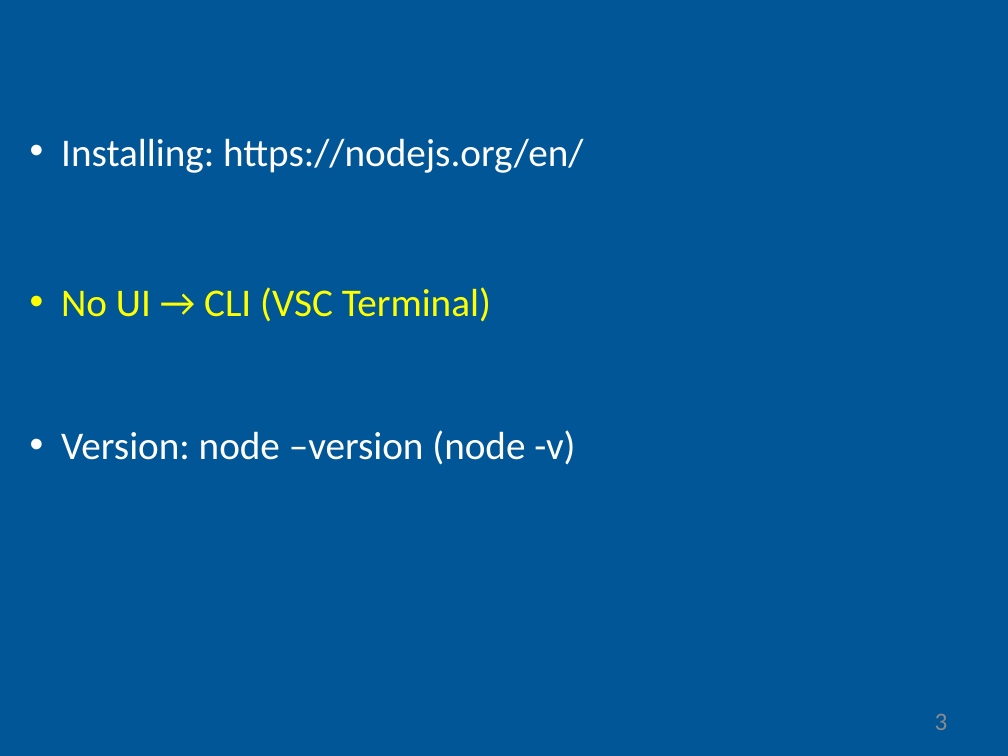
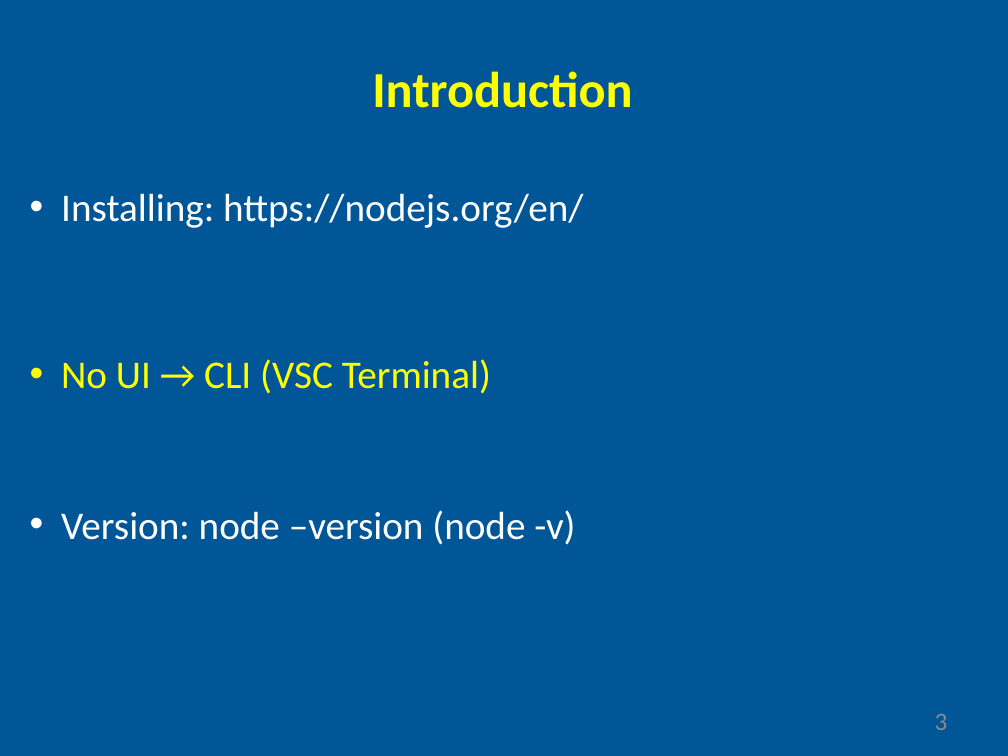
Before and after one commit to gyoryakos/presentations, a slide deck: slide 3 of nodejs.pptx. Drawn at 1008x756 pixels with LibreOffice and Linux fonts; fonts in the diff are those of the drawing. Boxes give left, top, right and bottom in pixels: in the first picture for what was removed or moved away, otherwise in the second. Text is boxed around its words. In the diff, an @@ line names an element or a change of style, - is before the commit and + after.

```diff
--- a/nodejs.pptx
+++ b/nodejs.pptx
@@ text added at bbox=[372, 71, 632, 108], 36 pt, text #FFFF00, bold @@
+Introduction
@@ text "Installing: https://nodejs.org/en/": place and size @@
-text "Installing: https://nodejs.org/en/" at bbox=[61, 138, 583, 173]
+text "Installing: https://nodejs.org/en/" at bbox=[61, 193, 583, 228]
@@ text "No UI → CLI (VSC ...": place and size @@
-text "No UI → CLI (VSC ..." at bbox=[61, 287, 491, 322]
+text "No UI → CLI (VSC ..." at bbox=[61, 359, 491, 394]
@@ text "Version: node –version (node -v)": place and size @@
-text "Version: node –version (node -v)" at bbox=[61, 430, 575, 465]
+text "Version: node –version (node -v)" at bbox=[61, 510, 575, 545]
```
Also in this commit, not shown: 1 other slide changed, 2 slides added.
